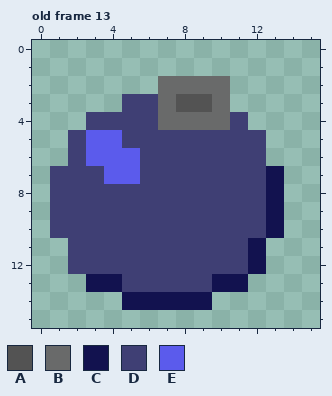
Edited in one commit: pixel-art file (assets/sprites/bomb.ase). The picture above was drawn from the file before the commit.
16x16 pixels, 14 frames. Shown: old frame 13. The commit also changed other frames, which this record leaves out.
Visible layers, top first: "Layer 3", "Layer 2", "Layer 1".
Palette (. is transparent): A #535353  B #696a6a  C #12124f  D #3f3f74  E #5b5bec
Pixels before, old frame 13, first column x 1:
 2 ......BBBB...
 3 ....DDBAAB...
 4 ..DDDDBBBBD..
 5 .DEEDDDDDDDD.
 6 .DEEEDDDDDDD.
 7 DDDEEDDDDDDDC
 8 DDDDDDDDDDDDC
 9 DDDDDDDDDDDDC
10 DDDDDDDDDDDDC
11 .DDDDDDDDDDC.
12 .DDDDDDDDDDC.
13 ..CCDDDDDCC..
14 ....CCCCC....
New version:
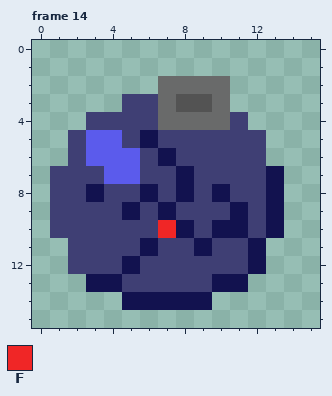
Colours new in this view: F #f02626
A new or re-ordered frame is compared with the old frame closest to it.
Change:
frames re-ordered
Frame 14 against old frame 13, layer "Layer 3":
Colour C replaces colour D in row 5 at x 6; in row 6 at x 7; in row 7 at x 8; in row 8 at x 3, 6, 8 and 10; in row 9 at x 5, 7 and 11; in row 10 at x 8 and 10 to 11.
Colour C replaces colour D in row 11 at x 6 and 9; in row 12 at x 5.
Colour F replaces colour D in row 10 at x 7.
